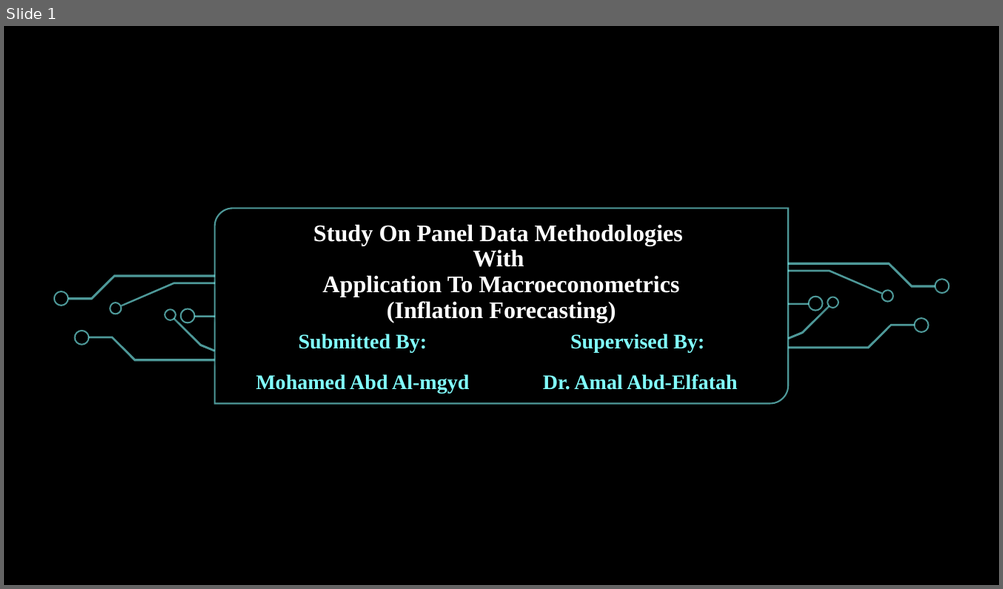
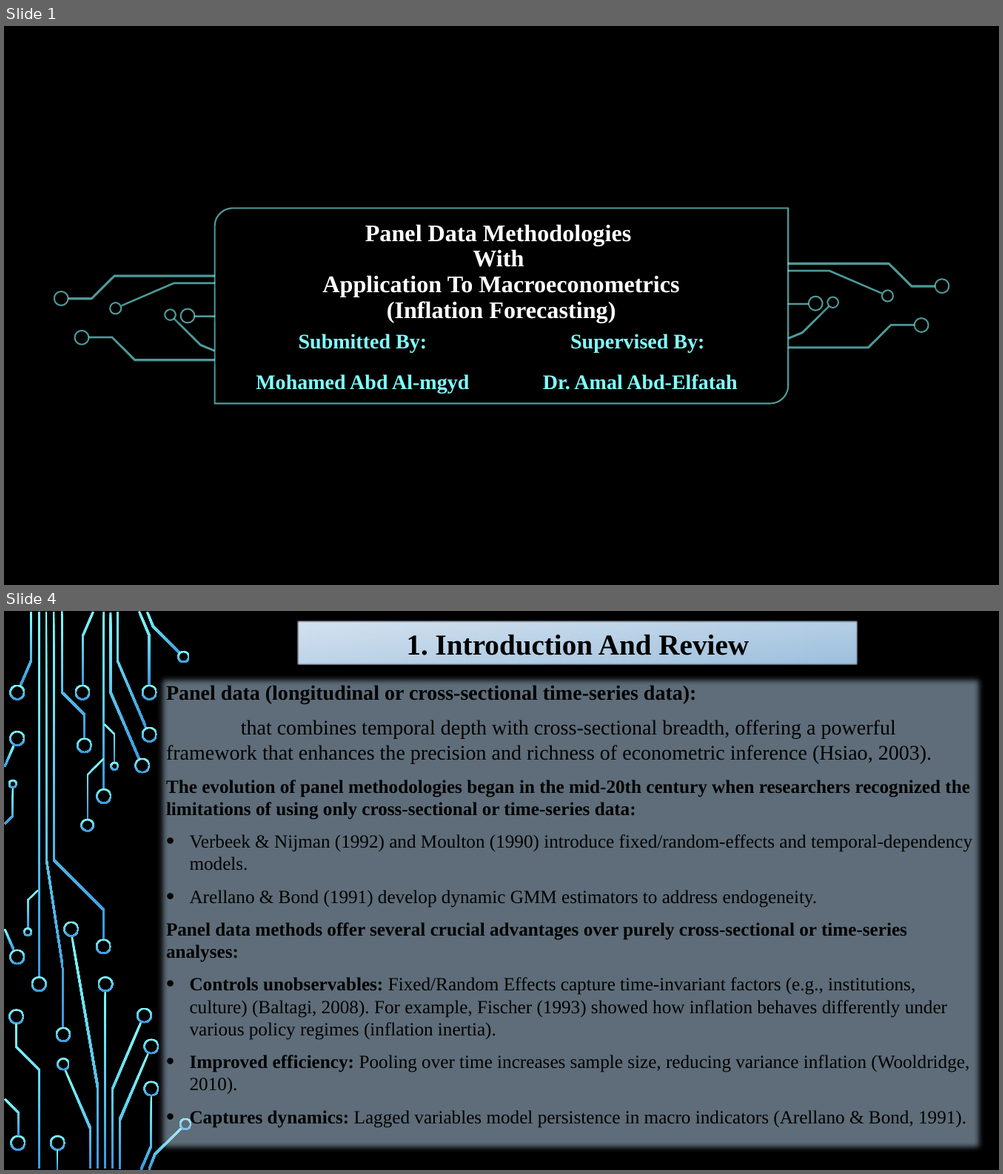
Before and after one commit to MohamedataS/Inflation-Forecasting-PanelModels, a slide deck: 07-Report/Presentation.pptx. Shown one above the other, each under a label of ours: slide 1 before the commit, slides 1 and 4 after it; the slides between them are not shown. The pictures are 1003x589 and 1003x1174 pixels, drawn with LibreOffice and Linux fonts; fonts in the diff are those of the drawing; background and template pictures are left out. Boxes give left, top, right and bottom in pixels: in the first picture for what was removed or moved away, otherwise in the second. Text is boxed around its words. In the diff, an @@ line names an element or a change of style, - is before the commit and + after.

```diff
--- a/07-Report/Presentation.pptx
+++ b/07-Report/Presentation.pptx
@@ slide 4 added at [4, 611, 999, 1170], background picture (left out); not listed: 20 template elements that a slide beside it also shows @@
@@ title added at [298, 621, 857, 665], fill gradient #D7E4F0 to #9EC0DF, 28 pt, text #000000, bold @@
+1. Introduction And Review
@@ subtitle added at [159, 675, 983, 1153], fill #BEDCF4 at 50% opacity, outline #BEDCF4 0.75 pt, 18 pt, text #000000 @@
+Panel data (longitudinal or cross-sectional time-series data):
+that combines temporal depth with cross-sectional breadth, offering a powerful framework that enhances the precision and richness of econometric inference (Hsiao, 2003).
+The evolution of panel methodologies began in the mid-20th century when researchers recognized the limitations of using only cross-sectional or time-series data:
+• Verbeek & Nijman (1992) and Moulton (1990) introduce fixed/random-effects and temporal-dependency models.
+• Arellano & Bond (1991) develop dynamic GMM estimators to address endogeneity.
+Panel data methods offer several crucial advantages over purely cross-sectional or time-series analyses:
+• Controls unobservables: Fixed/Random Effects capture time-invariant factors (e.g., institutions, culture) (Baltagi, 2008). For example, Fischer (1993) showed how inflation behaves differently under various policy regimes (inflation inertia).
+• Improved efficiency: Pooling over time increases sample size, reducing variance inflation (Wooldridge, 2010).
+• Captures dynamics: Lagged variables model persistence in macro indicators (Arellano & Bond, 1991).
@@ group added at [8, 612, 192, 1169]: 34 freeform shapes @@
@@ slide 1 changed as well @@
@@ title at [322, 224, 680, 323]: text changed @@
-Study On Panel Data Methodologies
-With
-Application To Macroeconometrics
-(Inflation Forecasting)
+Panel Data Methodologies
+With
+Application To Macroeconometrics
+(Inflation Forecasting)
```
Also in this commit, not shown: 23 other slides added, 1 slide removed, 9 other files.
